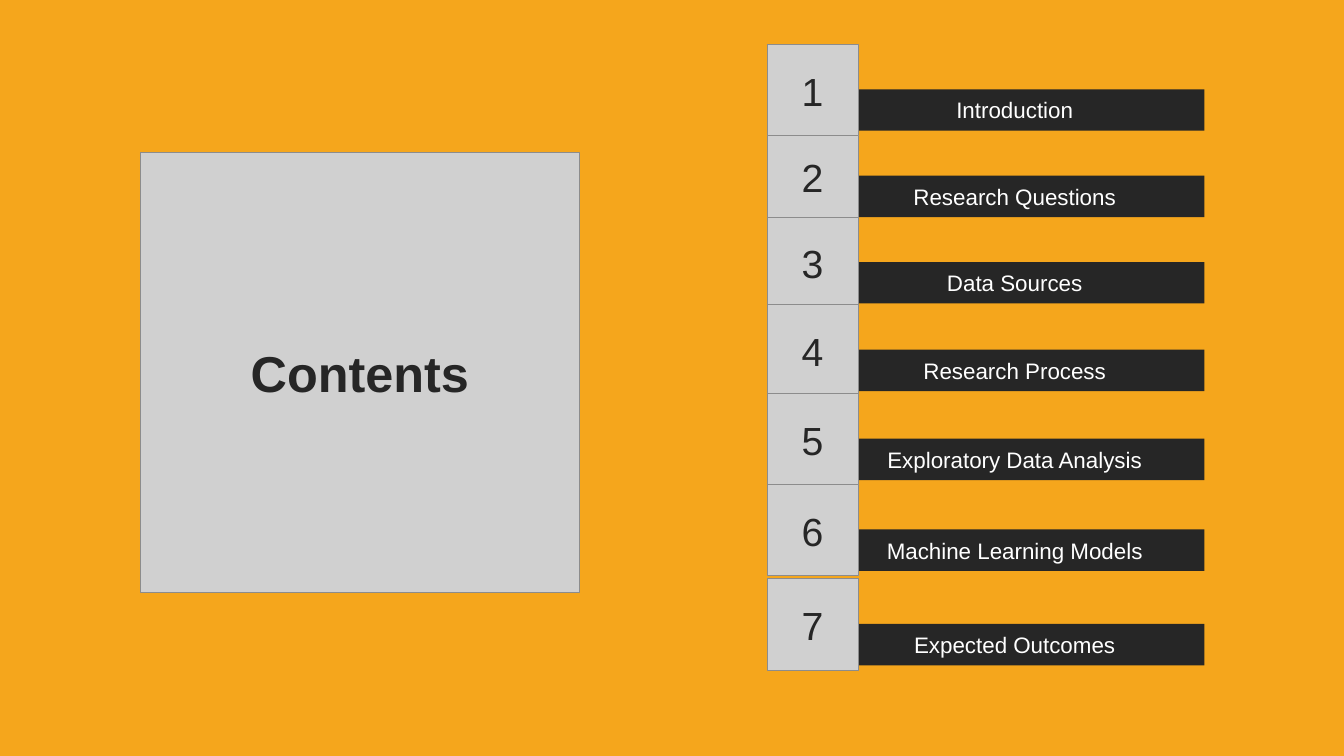
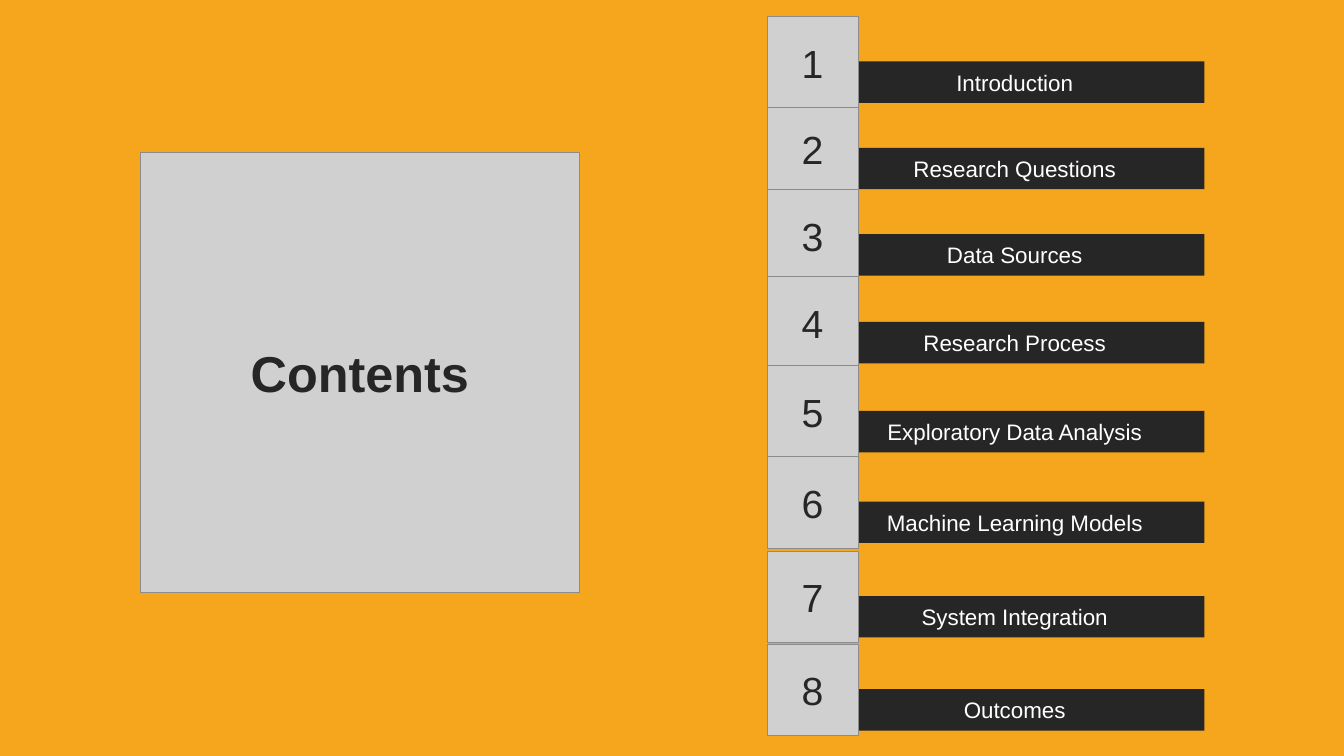
Before and after one commit to DATA-606-SPRING-2022/Jin_DATA606, a slide deck: slide 2 of presentation/Project_Presentation_Final.pptx. Drawn at 1344x756 pixels with LibreOffice and Linux fonts; fonts in the diff are those of the drawing; grey boxes stand for pictures. Boxes give left, top, right and bottom in pixels: in the first picture for what was removed or moved away, otherwise in the second. Text is boxed around its words. In the diff, an @@ line names an element or a change of style, - is before the commit and + after.

```diff
--- a/presentation/Project_Presentation_Final.pptx
+++ b/presentation/Project_Presentation_Final.pptx
@@ 3 pictures, 2 rectangles, 2 texts: place and size @@
-3 pictures, 2 rectangles, 2 texts at (767, 164, 1205, 670)
+3 pictures, 2 rectangles, 2 texts at (767, 136, 1205, 643)
@@ 5 texts, 4 pictures, 4 rectangles: place and size @@
-5 texts, 4 pictures, 4 rectangles at (767, 44, 1205, 640)
+5 texts, 4 pictures, 4 rectangles at (767, 16, 1205, 612)
@@ rectangle added at (816, 596, 1205, 637), fill #262626, 16 pt, text #FFFFFF @@
+System Integration
@@ picture added at (767, 644, 859, 736) @@
@@ text added at (802, 677, 824, 706), 28 pt, text #262626 @@
+8
@@ rectangle "Outcomes": place and size @@
-rectangle "Outcomes" at (816, 624, 1205, 665)
+rectangle "Outcomes" at (816, 690, 1205, 731)
@@ text in rectangle at (964, 702, 1066, 719): text changed @@
-Expected Outcomes
+Outcomes
```
Also in this commit, not shown: 2 other slides changed, 3 slides added, 1 slide removed, 1 other file.
